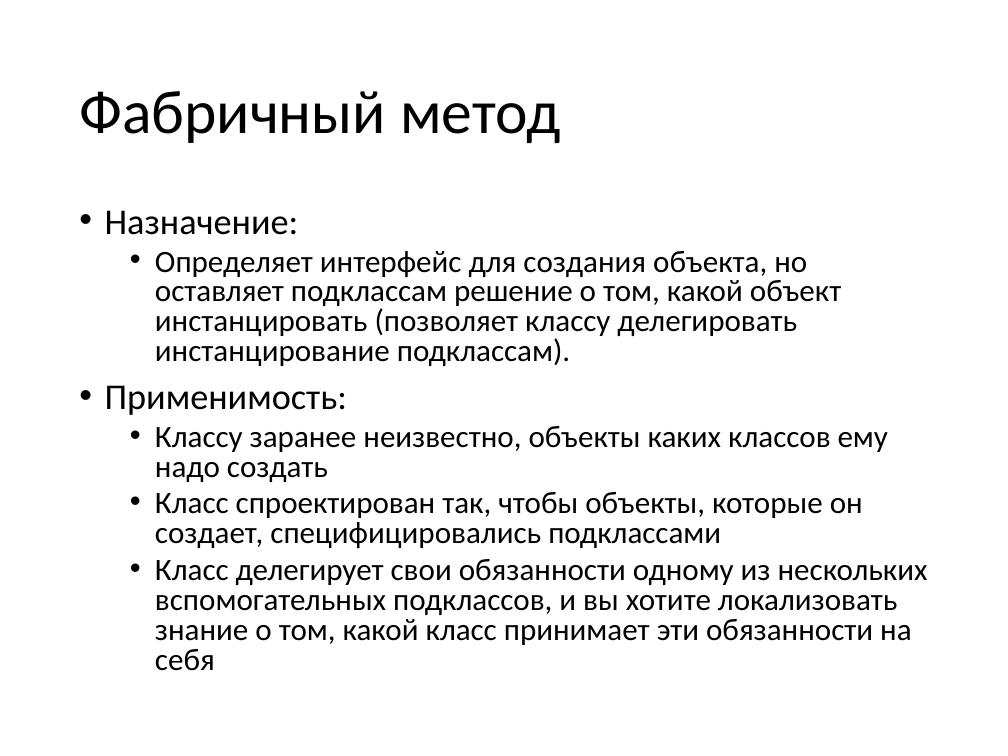
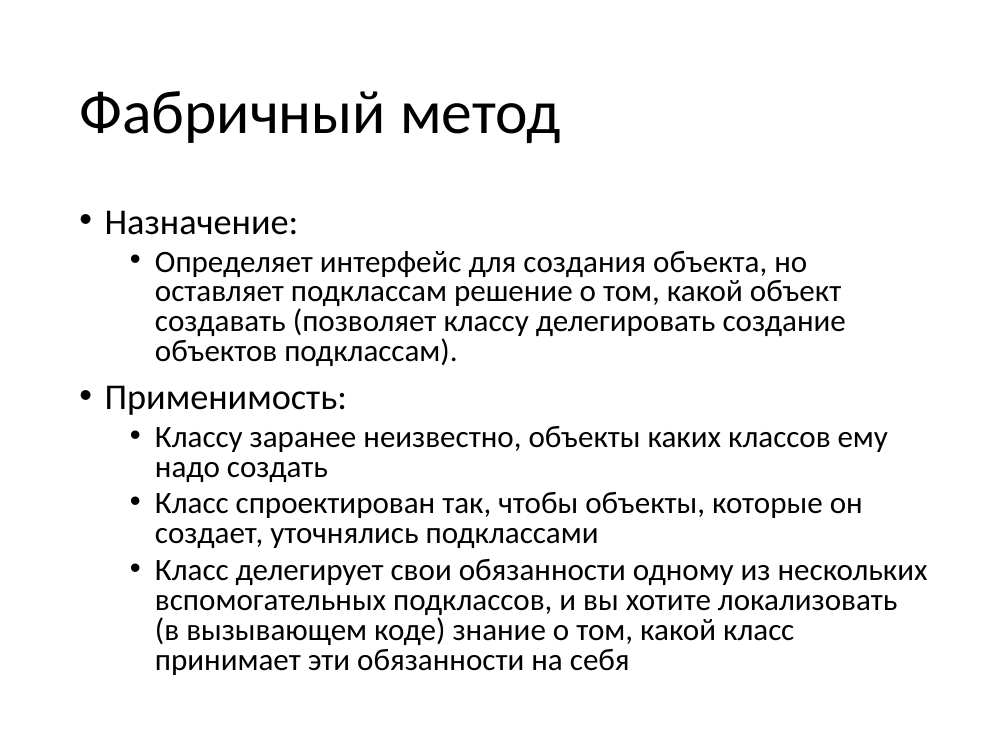
Before and after one commit to pelipas/OOP_2017, a slide deck: slide 16 of 2 семестр/03 Шаблоны. Порождающие шаблоны.pptx (slide 17 before the commit). Drawn at 1008x756 pixels with LibreOffice and Linux fonts; fonts in the diff are those of the drawing. Boxes give left, top, right and bottom in pixels: in the first picture for what was removed or moved away, otherwise in the second. Text is boxed around its words. In the diff, an @@ line names an element or a change of style, - is before the commit and + after.

```diff
--- a/2 семестр/03 Шаблоны. Порождающие шаблоны.pptx
+++ b/2 семестр/03 Шаблоны. Порождающие шаблоны.pptx
@@ text at bbox=[155, 251, 846, 366]: text changed @@
-  • Определяет интерфейс для создания объекта, но оставляет подклассам решение о том, какой объект инстанцировать (позволяет классу делегировать инстанцирование подклассам).
+  • Определяет интерфейс для создания объекта, но оставляет подклассам решение о том, какой объект создавать (позволяет классу делегировать создание объектов подклассам).
@@ text at bbox=[155, 492, 928, 675]: text changed @@
-  • Класс спроектирован так, чтобы объекты, которые он создает, специфицировались подклассами
-  • Класс делегирует свои обязанности одному из нескольких вспомогательных подклассов, и вы хотите локализовать знание о том, какой класс принимает эти обязанности на себя
+  • Класс спроектирован так, чтобы объекты, которые он создает, уточнялись подклассами
+  • Класс делегирует свои обязанности одному из нескольких вспомогательных подклассов, и вы хотите локализовать (в вызывающем коде) знание о том, какой класс принимает эти обязанности на себя
```
Also in this commit, not shown: 16 other slides changed, 21 slides added, 17 slides removed, 8 other files.
